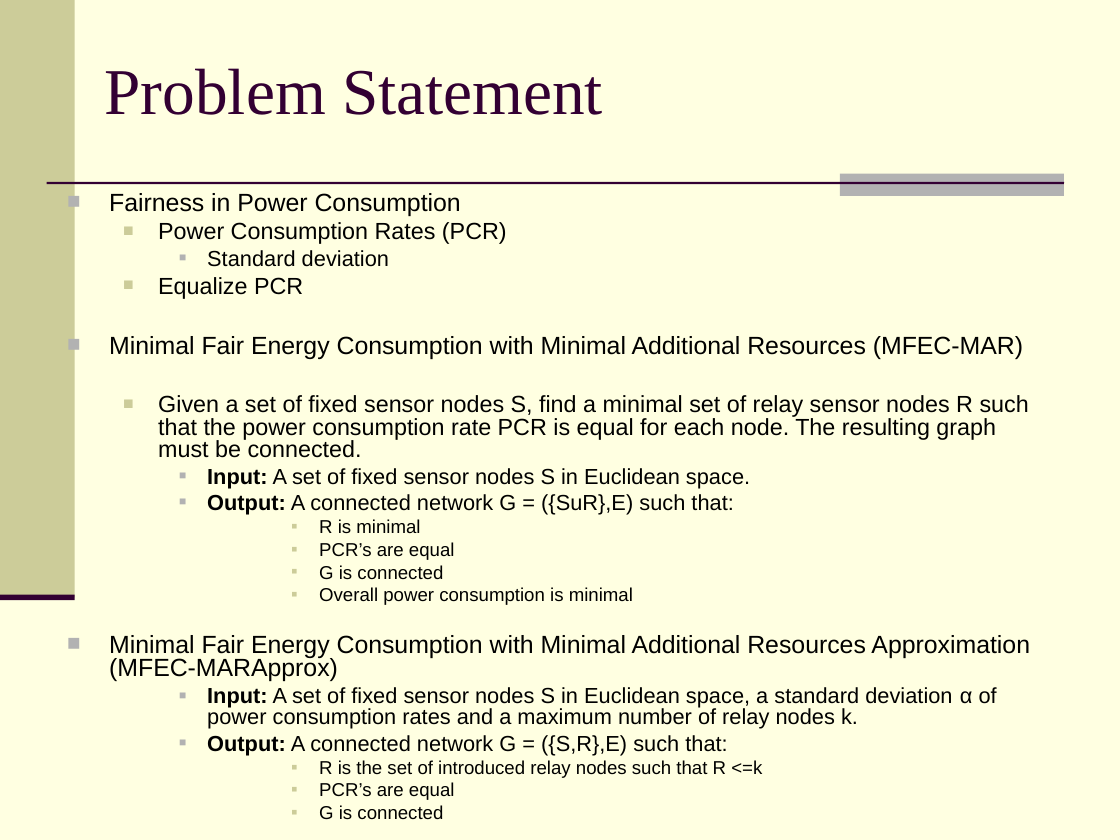
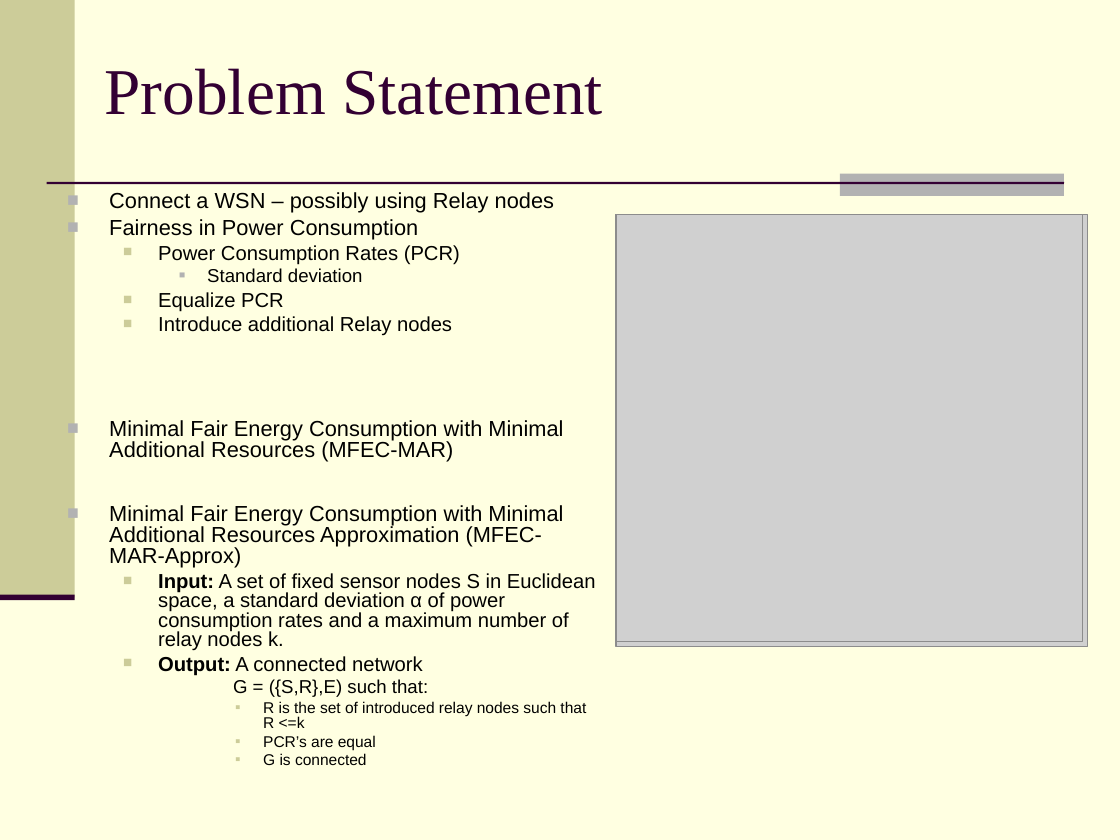
Before and after one commit to feltenberger/cmsc-641-fsmt, a slide deck: slide 6 of Paper/Presentation/Fair, Energy-aware Connectivity in Wireless Sensor Networks.ppt (slide 5 before the commit). Drawn at 1120x840 pixels with LibreOffice and Linux fonts; fonts in the diff are those of the drawing; grey boxes stand for pictures. Boxes give left, top, right and bottom in pixels: in the first picture for what was removed or moved away, otherwise in the second. Text is boxed around its words. In the diff, an @@ line names an element or a change of style, - is before the commit and + after.

Commit message:
Some changes to the presentation.

```diff
--- a/Paper/Presentation/Fair, Energy-aware Connectivity in Wireless Sensor Networks.ppt
+++ b/Paper/Presentation/Fair, Energy-aware Connectivity in Wireless Sensor Networks.ppt
@@ text at [109,192,554,213]: paragraph added @@
+■ Connect a WSN – possibly using Relay nodes
@@ text at [109,219,596,765]: size 16 to 14 pt in "Fairness in Power Consumption", "Minimal Fair Energy Consumption with Minimal Additional ..."; size 15 to 13 pt in "Power Consumption Rates (PCR)", "Equalize PCR"; size 14 to 12 pt in "Standard deviation"; size 14 to 13 pt in "Input: A set of fixed sensor nodes ..."; size 12 to 10 pt in "R is the set of introduced relay ...", "PCR’s are equal", "G is connected"; list level 3 to 2 in "Input: A set of fixed ..."; bullet colour #B2B2B2 to #CCCC99; list level 5 to 4 in "R is the set of ..."; list level 5 to 4 in "PCR’s are equal"; list level 5 to 4 in "G is connected" @@
@@ picture added at [616,215,1084,644] @@
@@ picture added at [616,215,1088,647] @@
@@ picture added at [616,215,1083,642] @@
@@ text at [158,316,452,335]: paragraph added @@
+  ■ Introduce additional Relay nodes
@@ text at [109,505,563,568]: text changed; size 15 to 14 pt @@
-  ■ Given a set of fixed sensor nodes S, find a minimal set of relay sensor nodes R such that the power consumption rate PCR is equal for each node. The resulting graph must be connected.
-    ■ Input: A set of fixed sensor nodes S in Euclidean space.
-    ■ Output: A connected network G = ({SuR},E) such that:
-        ▪ R is minimal
-        ▪ PCR’s are equal
-        ▪ G is connected
-        ▪ Overall power consumption is minimal
-■ Minimal Fair Energy Consumption with Minimal Additional Resources Approximation (MFEC-MARApprox)
+■ Minimal Fair Energy Consumption with Minimal Additional Resources Approximation (MFEC-MAR-Approx)
@@ text at [158,656,428,697]: text changed; size 14 to 13 pt @@
-    ■ Output: A connected network G = ({S,R},E) such that:
+  ■ Output: A connected network
+    G = ({S,R},E) such that:
```
Also in this commit, not shown: 2 other slides changed, 2 slides added, 1 slide removed.
